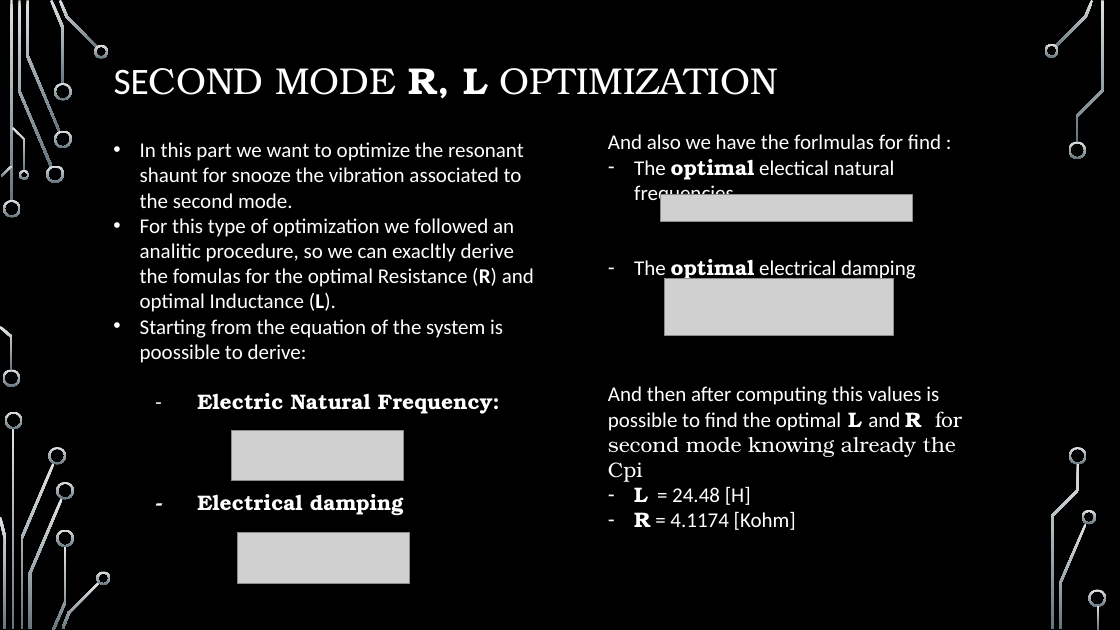
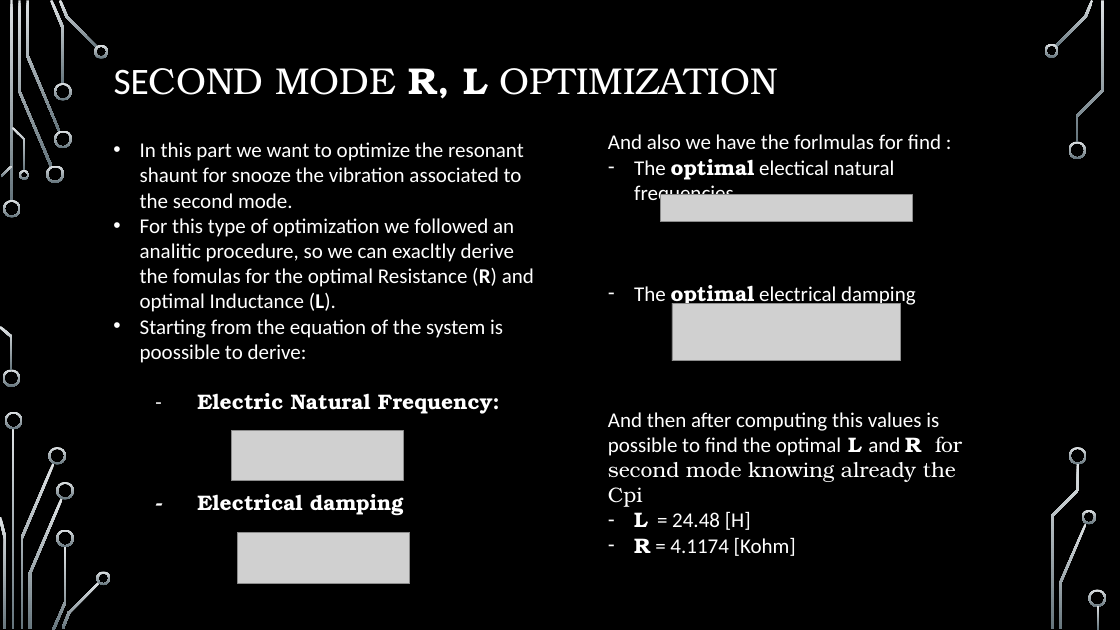
Before and after one commit to elchape99/SSCSA, a slide deck: slide 11 of presentazione_progetto.pptx. Drawn at 1120x630 pixels with LibreOffice and Linux fonts; fonts in the diff are those of the drawing; grey boxes stand for pictures; background and template pictures are left out. Boxes give left, top, right and bottom in pixels: in the first picture for what was removed or moved away, otherwise in the second. Text is boxed around its words. In the diff, an @@ line names an element or a change of style, - is before the commit and + after.

```diff
--- a/presentazione_progetto.pptx
+++ b/presentazione_progetto.pptx
@@ text "And also we have the ..." rewrapped from box(608, 134, 962, 530) to box(608, 134, 962, 556) @@
@@ picture: place and size @@
-picture at box(665, 278, 893, 336)
+picture at box(672, 303, 901, 361)
```
Also in this commit, not shown: 3 other slides changed, 1 slide added, 7 other files.
